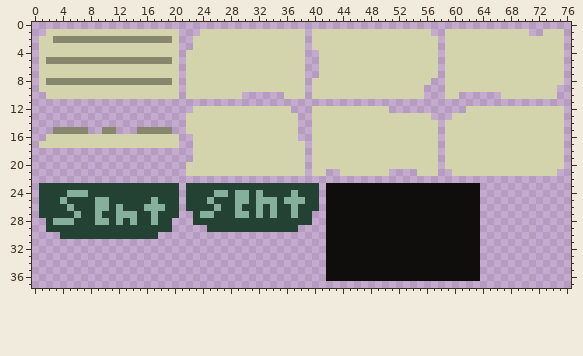
Two states of a pixel-art file, Lost In Telegraphy/Assets/Sprites/Files/Props.aseprite. That is the earlier state.
77x38 pixels, 1 frame.
The result:
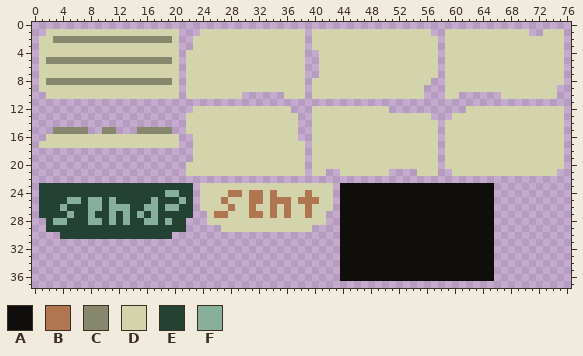
Palette (. is transparent): A #0f0e0d  B #b0764f  C #87876d  D #d3d4ab  E #244233  F #87b09c
From old to new:
Layers "Person", "Tabs":
Colour A now appears in rows 23 to 36 at x 64 to 65.
The author changed colour E to colour B in row 24 at x 28, 31, 34 and 39; in row 25 at x 27, 31, 35 and 39 to 40; in row 26 at x 28, 31, 36 and 39; in row 27 at x 26 to 27, 31, 36 and 39.
The author changed colour F to colour B in row 24 at x 29 and 32; in row 25 at x 32, 34, 36 and 38; in row 26 at x 34; in row 27 at x 32 and 34.
Colour D now appears in rows 23 to 26 at x 41; in rows 27 to 28 at x 40 to 41; in row 29 at x 38 to 39.
The author changed colour A to colour D in rows 23 to 26 at x 42.
The author changed colour E to colour D in row 23 at x 24 to 40; in row 24 at x 24 to 25, 33, 35 to 36, 38 and 40; in row 25 at x 24, 26 and 28; in row 26 at x 24 to 25, 27, 30, 33, 35, 38 and 40; in row 27 at x 28, 33, 35 and 38; in row 28 at x 25 to 39.
The author changed colour E to colour D in row 29 at x 27 to 37.
The author changed colour F to colour D in row 24 at x 26 to 27, 30 and 37; in row 25 at x 25, 29 to 30, 33 and 37; in row 26 at x 26, 29, 32 and 37; in row 27 at x 25, 29 to 30 and 37.
Colour E now appears in rows 23 to 24 at x 21; in row 26 at x 21; in row 27 at x 21 to 22; in rows 28 to 29 at x 20 to 21; in row 30 at x 18 to 19.
The author changed colour F to colour E in row 24 at x 5 to 7; in row 25 at x 4 and 10; in row 26 at x 5, 10 and 18; in row 27 at x 6, 9, 12 and 14; in row 28 at x 5, 10, 12 and 14.
Colour F now appears in row 25 at x 21.
The author changed colour E to colour F in row 24 at x 19 to 20; in row 25 at x 5 to 6, 8 and 11; in row 26 at x 4, 8, 11, 13 and 19 to 20; in row 27 at x 5, 8, 11 and 15; in row 28 at x 8, 11, 13, 16 and 19.
Colour A is gone in rows 23 to 26 at x 43; in rows 27 to 36 at x 42 to 43.
Colour E is gone in rows 23 to 27 at x 23; in row 28 at x 23 to 24; in row 29 at x 25 to 26.
Colour F is gone in row 27 at x 24.
Boxes around the changes in both pictures, in picture pixels (x1, y1, x2, y2):
changed: (60, 183, 340, 281)
added: (480, 183, 494, 281)
